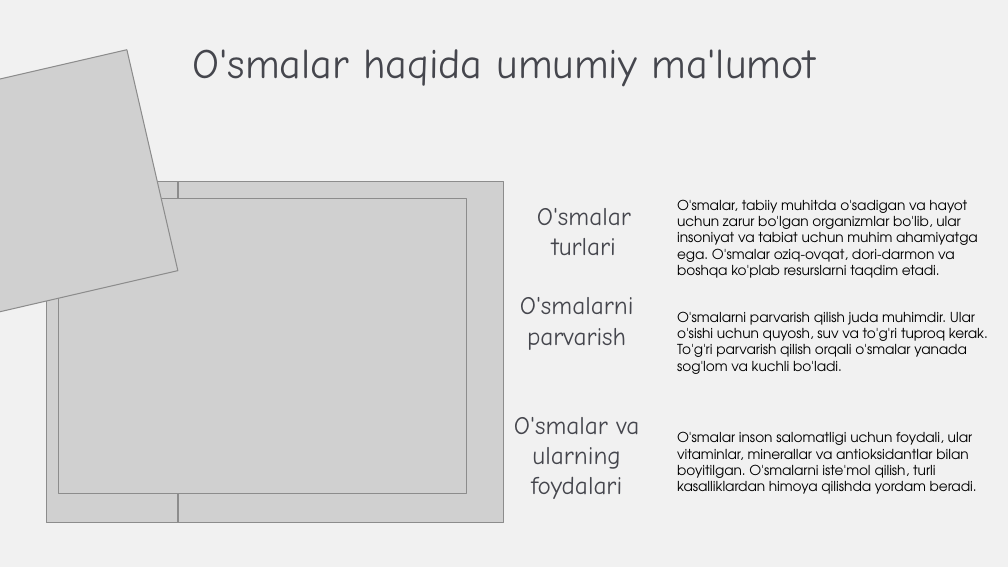
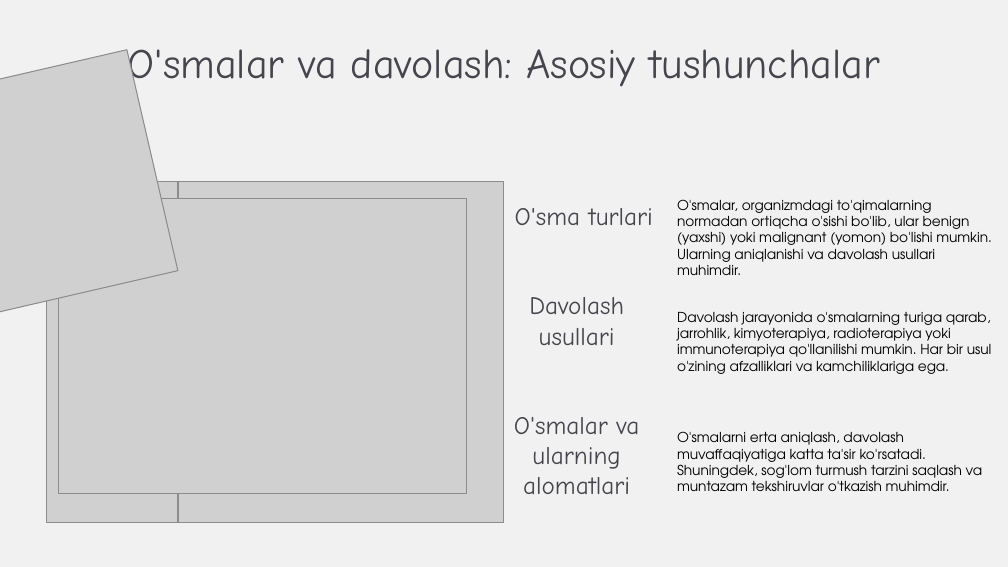
Before and after one commit to Azizjon003/pikachu, a slide deck: slide 13 of azimut.pptx (slide 10 before the commit). Drawn at 1008x567 pixels with LibreOffice and Linux fonts; fonts in the diff are those of the drawing; grey boxes stand for pictures; background and template pictures are left out. Boxes give left, top, right and bottom in pixels: in the first picture for what was removed or moved away, otherwise in the second. Text is boxed around its words. In the diff, an @@ line names an element or a change of style, - is before the commit and + after.

```diff
--- a/azimut.pptx
+++ b/azimut.pptx
@@ text at [128,49,880,93]: text changed @@
-O'smalar haqida umumiy ma'lumot
+O'smalar va davolash: Asosiy tushunchalar
@@ text at [515,208,653,225]: text changed @@
-O'smalar turlari
+O'sma turlari
@@ text at [677,199,991,275]: text changed @@
-O'smalar, tabiiy muhitda o'sadigan va hayot uchun zarur bo'lgan organizmlar bo'lib, ular insoniyat va tabiat uchun muhim ahamiyatga ega. O'smalar oziq-ovqat, dori-darmon va boshqa ko'plab resurslarni taqdim etadi.
+O'smalar, organizmdagi to'qimalarning normadan ortiqcha o'sishi bo'lib, ular benign (yaxshi) yoki malignant (yomon) bo'lishi mumkin. Ularning aniqlanishi va davolash usullari muhimdir.
@@ text at [529,297,624,345]: text changed @@
-O'smalarni parvarish
+Davolash usullari
@@ text at [677,312,992,374]: text changed @@
-O'smalarni parvarish qilish juda muhimdir. Ular o'sishi uchun quyosh, suv va to'g'ri tuproq kerak. To'g'ri parvarish qilish orqali o'smalar yanada sog'lom va kuchli bo'ladi.
+Davolash jarayonida o'smalarning turiga qarab, jarrohlik, kimyoterapiya, radioterapiya yoki immunoterapiya qo'llanilishi mumkin. Har bir usul o'zining afzalliklari va kamchiliklariga ega.
@@ text at [514,417,639,495]: text changed @@
-O'smalar va ularning foydalari
+O'smalar va ularning alomatlari
@@ text at [677,431,983,491]: text changed @@
-O'smalar inson salomatligi uchun foydali, ular vitaminlar, minerallar va antioksidantlar bilan boyitilgan. O'smalarni iste'mol qilish, turli kasalliklardan himoya qilishda yordam beradi.
+O'smalarni erta aniqlash, davolash muvaffaqiyatiga katta ta'sir ko'rsatadi. Shuningdek, sog'lom turmush tarzini saqlash va muntazam tekshiruvlar o'tkazish muhimdir.
```
Also in this commit, not shown: 17 slides added, 9 slides removed, 32 other files.
